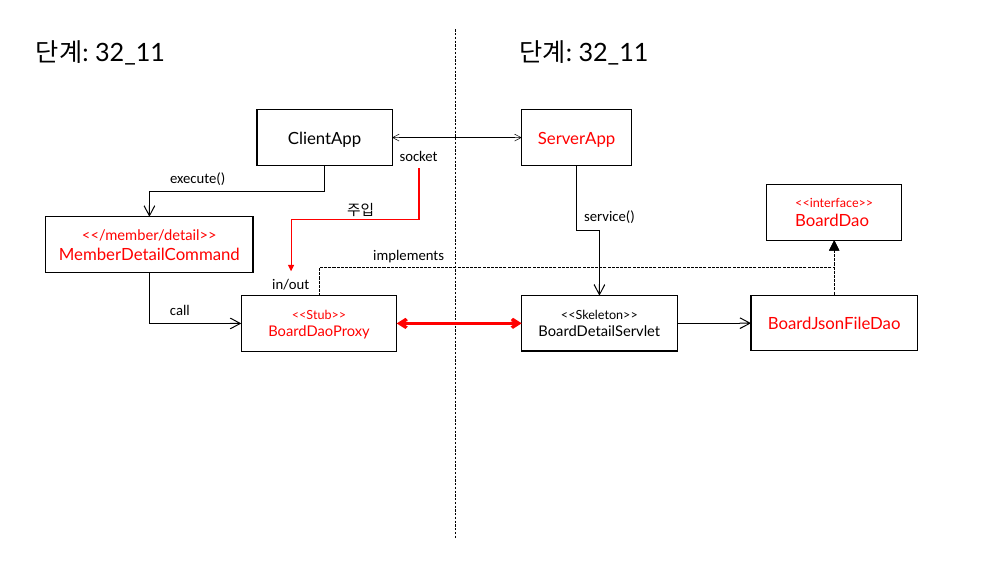
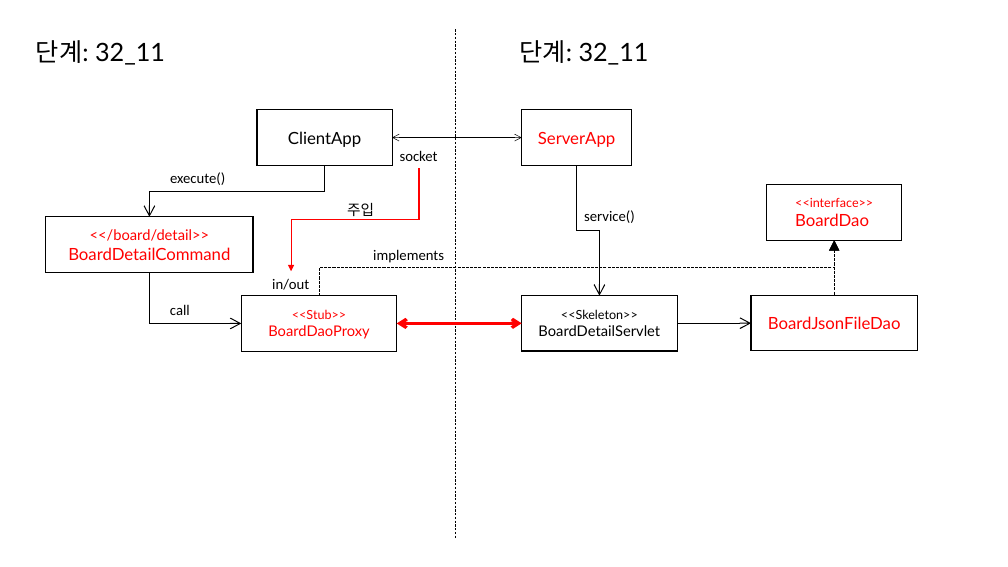
Before and after one commit to eomjinyoung/bitcamp-20191202, a slide deck: slide 42 of ClassDiagram.pptx. Drawn at 1008x567 pixels with LibreOffice and Linux fonts; fonts in the diff are those of the drawing. Boxes give left, top, right and bottom in pixels: in the first picture for what was removed or moved away, otherwise in the second. Text is boxed around its words. In the diff, an @@ line names an element or a change of style, - is before the commit and + after.

```diff
--- a/ClassDiagram.pptx
+++ b/ClassDiagram.pptx
@@ text in rectangle at [68, 229, 230, 260]: text changed @@
-<</member/detail>>
-MemberDetailCommand
+<</board/detail>>
+BoardDetailCommand
```
Also in this commit, not shown: 5 other slides changed, 4 slides added, 7 other files.
